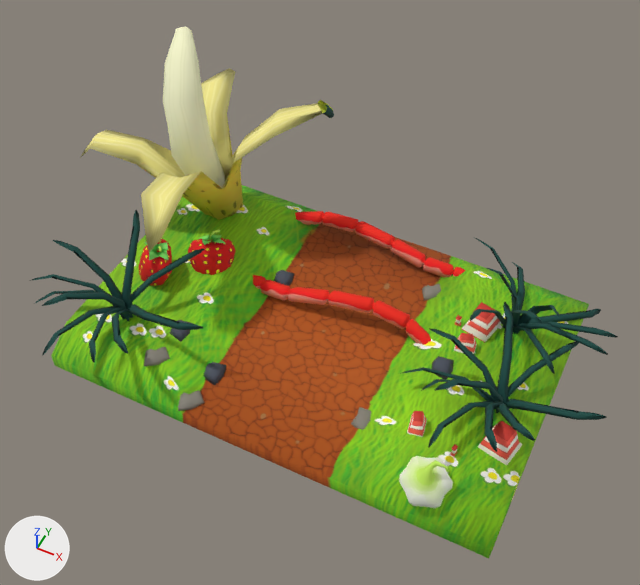
One commit to the FBX model Assets/Meshes/Mesh_opérationnel/D_block_04.FBX: the scene before it, then after it.
Before and after are seen from a 50 mm lens placed at (4.92, -10.15, 13.68), pointed at (-0.06, -0.19, 1.24). Lighting does not change. The marker at lower left points along +X, +Y and +Z. Where no turn or scale is listed for an object, it has been applied to the vertices. Vertices at the same position are counted once.

In view in the first picture: 'sol'.
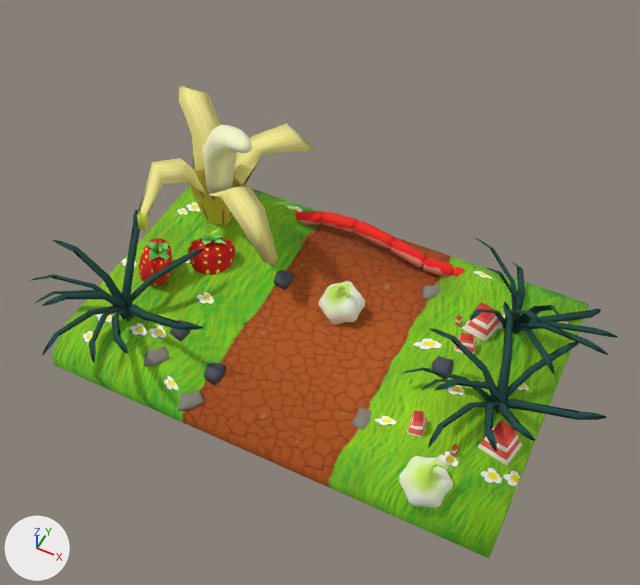
Boxes [x1, y1, x2, y2] around the edits, measured in the pictures (640 x 585 px):
'sol', reshaped (11% shorter)
    before: [29, 26, 618, 558]
    after: [29, 86, 618, 558]
part 1 of me_mesh, added
    after: [318, 281, 365, 325]
part 2 of me_mesh, rebuilt (29% narrower)
    before: [80, 68, 334, 252]
    after: [135, 86, 315, 266]
part 3 of me_mesh, added (beige)
    after: [202, 124, 252, 196]
part 4 of me_mesh, deleted (red)
    before: [253, 275, 431, 345]
part 5 of me_mesh, deleted (beige)
    before: [163, 26, 225, 188]

The change, as a list of edits to the scene's bpy script:
```text
Add mat_material__25_001:
    mat_material__25_001 = principled_material('Material #25.001')
    mat_material__25_001.texture = img_atlasbase_tga
    mat_material__25_001.roughness = 0.859
Change me_mesh:
    used by ob_sol; location = (0.0, 0.0, 0.0)
    remove me_mesh.from_pydata(...)  # 2224 vertices, 3552 faces; spans x -6.27..5.46, y -3.52..4.54, z -0.34..4.23
    add me_mesh.from_pydata(...)  # 2201 vertices, 3570 faces; spans x -5.25..5.46, y -3.52..3.32, z -0.34..3.21
    me_mesh part 1: the loose piece of 199 vertices spanning x 2.67..3.55, y -3.0..-2.06, z 0.04..1.02 is copied, and the copy is turned -55 degrees about the z axis through its middle, then moved by (-3.06, 3.09, -0.15); it spans x -0.39..0.5, y 0.1..1.03, z -0.11..0.87
    me_mesh part 2: the loose piece of 82 vertices spanning x -6.27..-1.46, y -1.35..4.54, z 0.04..2.99 is rebuilt with 82 vertices and now spans x -4.97..-1.26, y -0.63..3.32, z 0.14..2.69, in mat_material__25_001 (picture img_atlasbase_tga)
    me_mesh part 3: a new loose piece of 41 vertices spanning x -3.66..-2.1, y 0.84..2.04, z 0.96..3.21, in mat_material__25_001 (picture img_atlasbase_tga)
    me_mesh part 4: the loose piece of 222 vertices spanning x -2.15..2.05, y 0.17..0.72, z -0.16..0.63 is deleted
    me_mesh part 5
    41 vertices are removed from x -4.53..-3.24, y 0.91..2.61, z 1.07..4.23
    72 faces are deleted
    add me_mesh.materials.append(mat_material__25_001)  # picture img_atlasbase_tga
```
